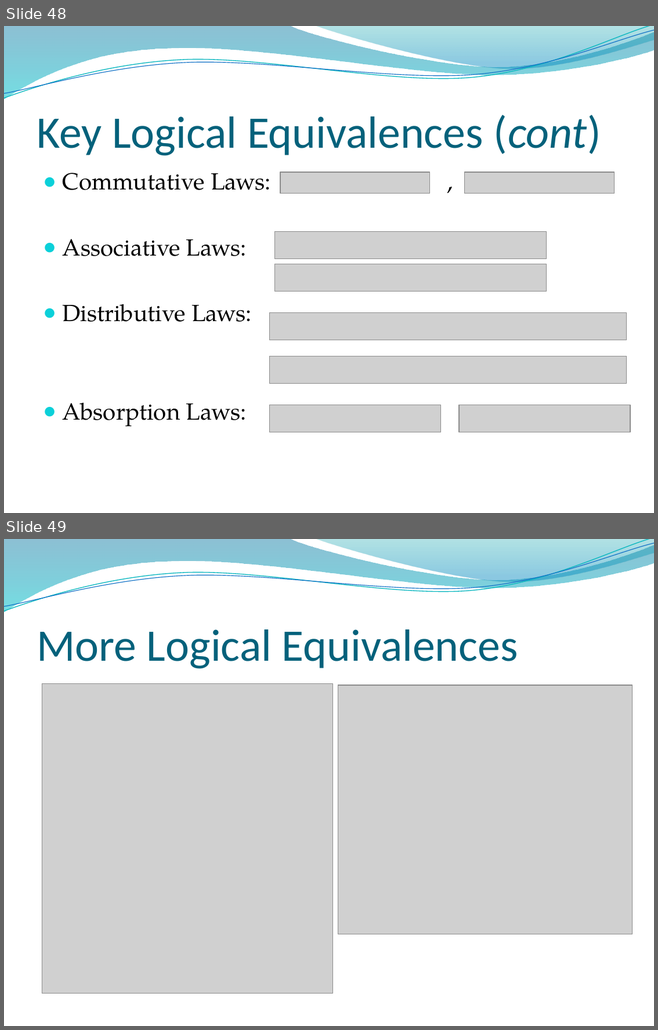
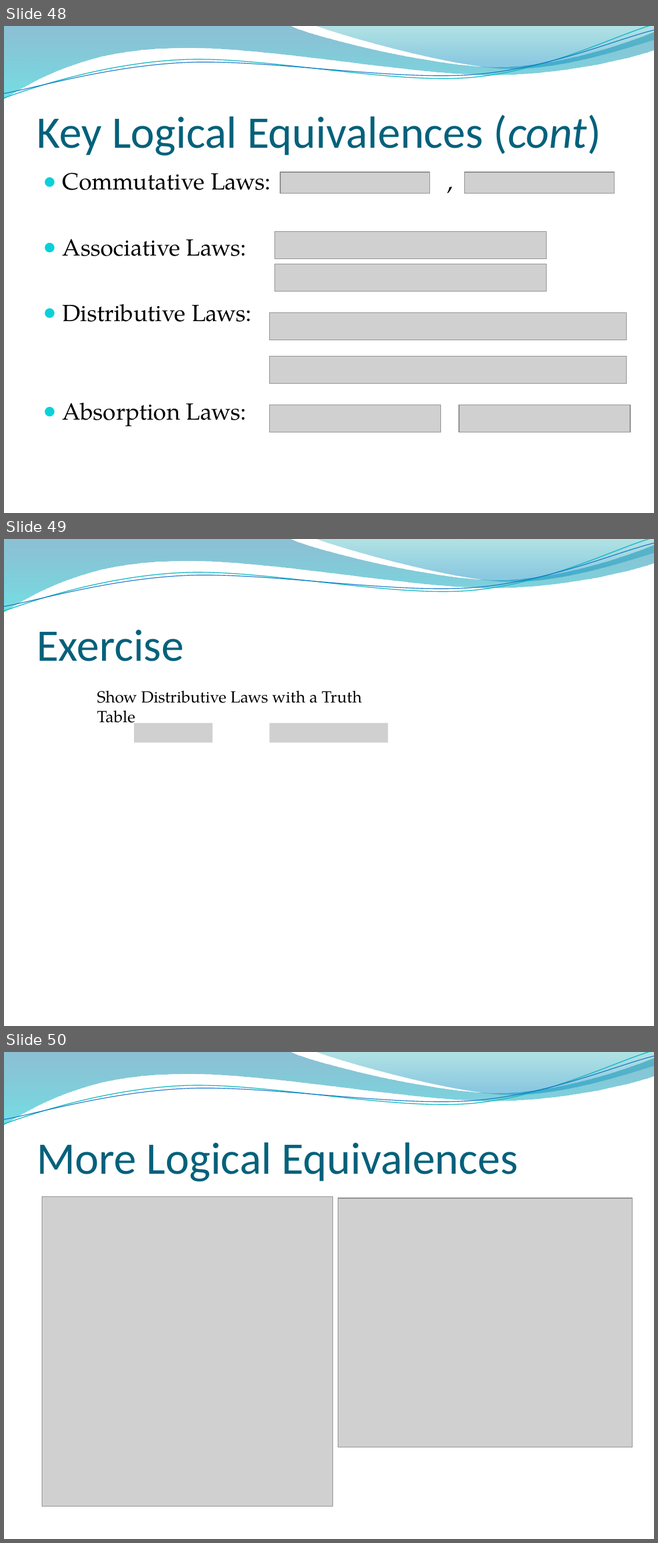
Before and after one commit to lin-chen-GA/lin-chen-GA.github.io, a slide deck: cs2620/slides/cs2620_notes1.pptx. Shown one above the other, each under a label of ours: slides 48 and 49 before the commit, slides 48, 49 and 50 after it. The pictures are 658x1030 and 658x1543 pixels, drawn with LibreOffice and Linux fonts; fonts in the diff are those of the drawing; grey boxes stand for pictures; background and template pictures are left out. Boxes give left, top, right and bottom in pixels: in the first picture for what was removed or moved away, otherwise in the second. Text is boxed around its words. In the diff, an @@ line names an element or a change of style, - is before the commit and + after.

```diff
--- a/cs2620/slides/cs2620_notes1.pptx
+++ b/cs2620/slides/cs2620_notes1.pptx
@@ slide 49 added at bbox=[4, 539, 654, 1026], background picture (left out); not listed: 4 template elements that a slide beside it also shows @@
@@ title added at bbox=[36, 629, 184, 661], 50 pt, text #04617B @@
+Exercise
@@ text added at bbox=[97, 690, 361, 729], 18 pt, text #000000 @@
+Show Distributive Laws with a Truth Table
@@ picture added at bbox=[134, 723, 213, 743] @@
@@ picture added at bbox=[269, 723, 387, 743] @@
@@ what was slide 49 is now slide 50 @@
```
Also in this commit, not shown: 3 slides changed, 1 other slide added, 1 slide removed, 2 other files.
